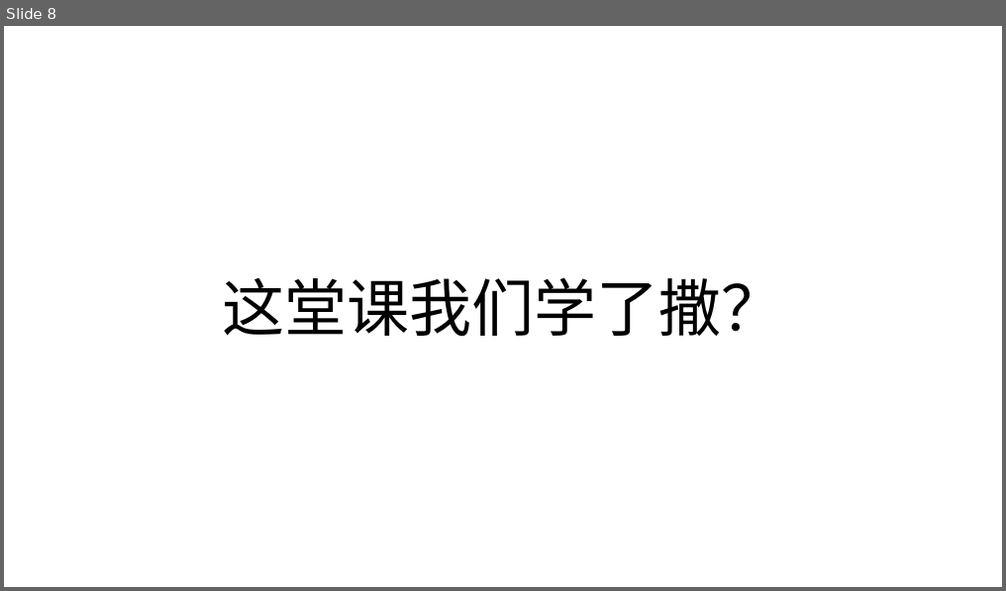
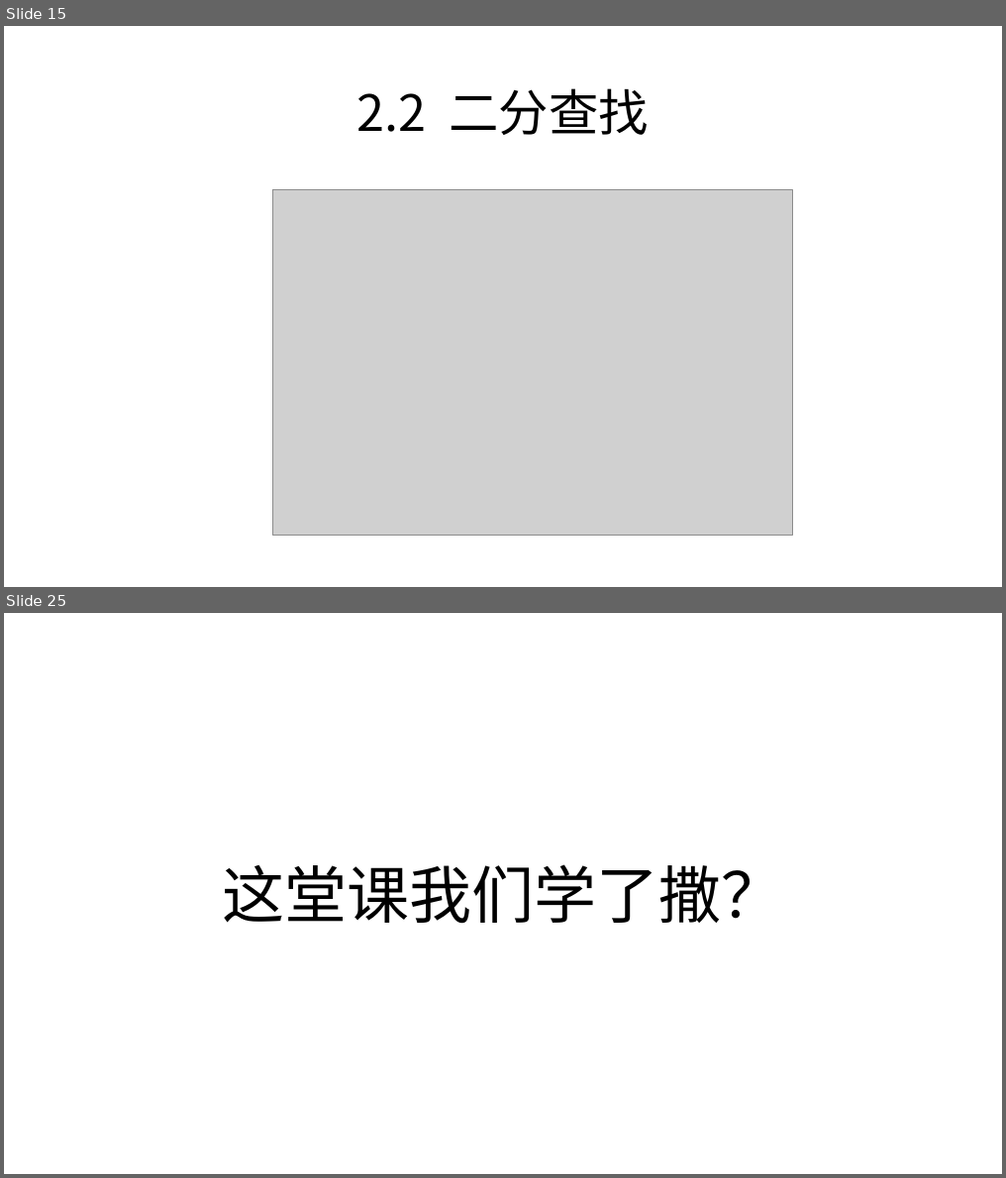
Before and after one commit to zjyesir/hmc_data_structure, a slide deck: ppt/8 查找.pptx. Shown one above the other, each under a label of ours: slide 8 before the commit, slides 15 and 25 after it; the slides between them are not shown. The pictures are 1006x591 and 1006x1178 pixels, drawn with LibreOffice and Linux fonts; fonts in the diff are those of the drawing; grey boxes stand for pictures; background and template pictures are left out. Boxes give left, top, right and bottom in pixels: in the first picture for what was removed or moved away, otherwise in the second. Text is boxed around its words. In the diff, an @@ line names an element or a change of style, - is before the commit and + after.

Commit message:
查找 1/3部分完成

```diff
--- a/ppt/8 查找.pptx
+++ b/ppt/8 查找.pptx
@@ slide 15 added at <box>4,26,1002,587</box>, background picture (left out) @@
@@ text added at <box>357,88,648,135</box>, 48 pt, text #000000 @@
+2.2 二分查找
@@ picture added at <box>272,190,792,536</box> @@
@@ what was slide 8 is now slide 25 @@
```
Also in this commit, not shown: 5 slides changed, 19 other slides added, 2 slides removed, 4 other files.
